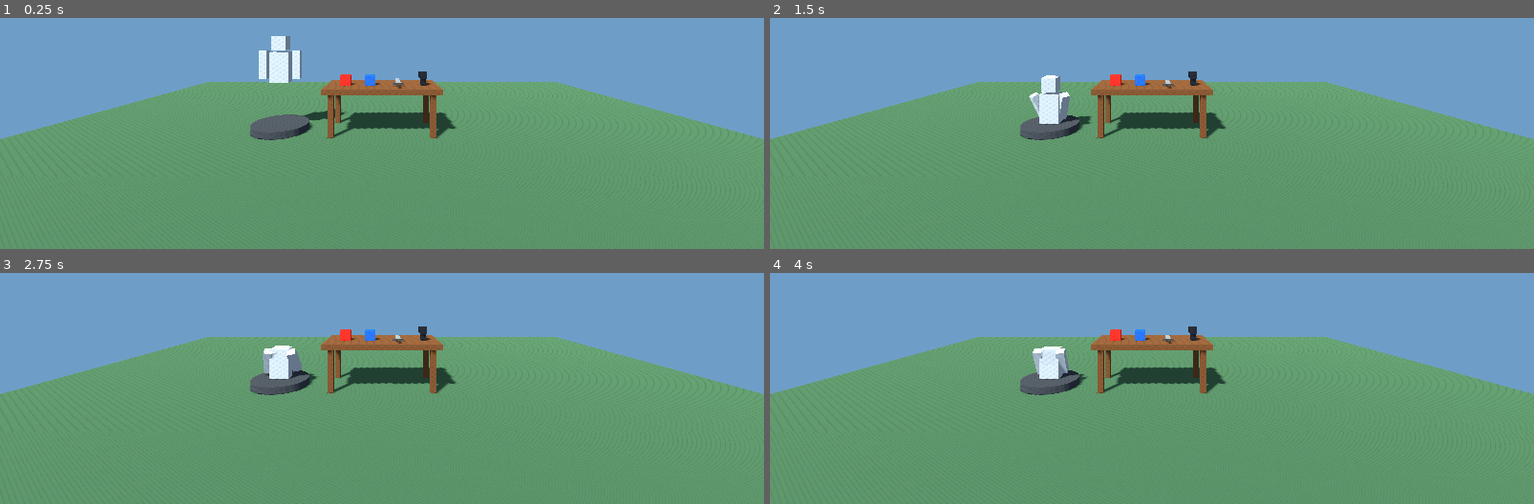
Above: before the commit, frames 1-4 (two rows, left to right).
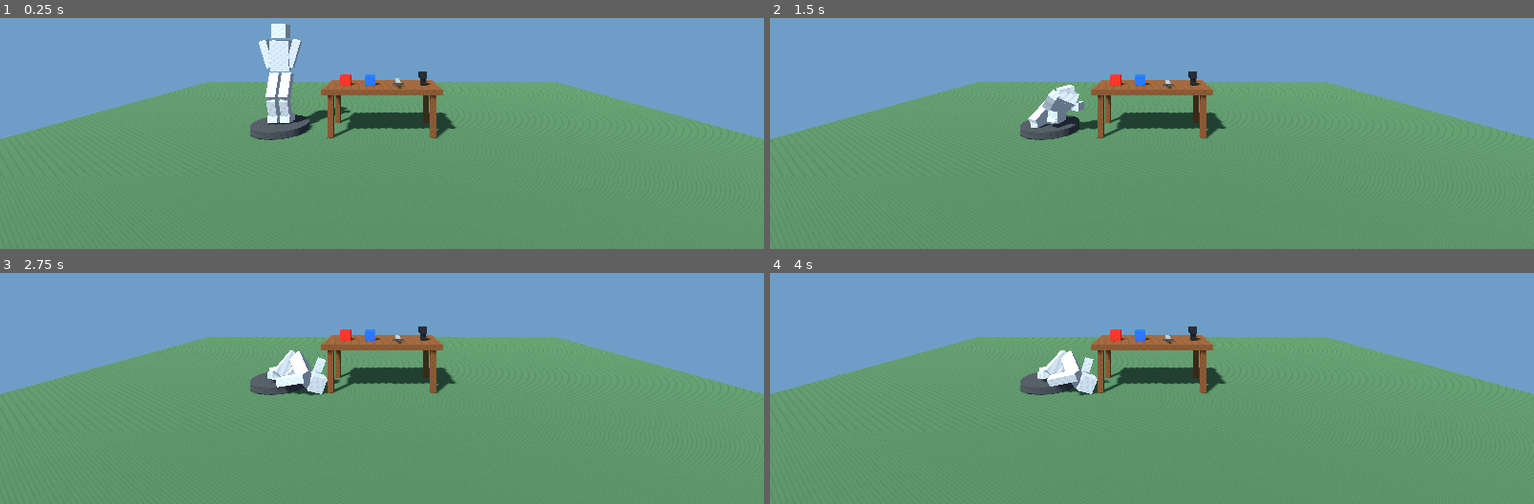
Above: after the commit, the same moments.

Repository: L3mon41k/Simple-Sandbox-VR
Game: Godot game, scene res://scenes/main.tscn
Two runs of this game, one before a commit and one after it. Both use one fixed random seed, a clock stepped at 60 frames per second and the inputs below.
Inputs:
- Up to frame 1 (0.25 s): no input
- Up to frame 2 (1.5 s): no input
- Up to frame 3 (2.75 s): no input
- Up to frame 4 (4 s): tap Enter at 3.5 s

The runs differ from the first frame. In frame 1, 1.5% of the frame differs, in the area x 33-46%, y 2-47%; in frame 2, 1.0%; in frame 3, 1.2%; in frame 4, 1.1%.

Commit message:
Add raised thumbs and articulated full-body dummy

Diff:
--- a/scripts/main.gd
+++ b/scripts/main.gd
@@ -299,7 +299,8 @@
 	var thumb := Node3D.new()
 	thumb.name = "Thumb"
 	thumb.position = Vector3(side * 0.052, 0.018, -0.035)
-	thumb.rotation_degrees.z = side * 30.0
+	# Lift the thumb away from the four fingers while keeping the mirrored hand pose.
+	thumb.rotation_degrees = Vector3(-30.0, 0.0, side * 30.0)
 	hand.add_child(thumb)
 	_add_hand_box(thumb, "ThumbBase", Vector3(0.0, 0.0, -0.025), Vector3(0.019, 0.018, 0.055), skin)
 	var thumb_tip := Node3D.new()
@@ -458,9 +459,21 @@
 	var head := _create_dummy_part("DummyHead", at + Vector3(0.0, 1.67, 0.0), Vector3(0.24, 0.24, 0.24), 0.7)
 	var left_arm := _create_dummy_part("DummyLeftArm", at + Vector3(-0.28, 1.30, 0.0), Vector3(0.13, 0.48, 0.14), 0.65)
 	var right_arm := _create_dummy_part("DummyRightArm", at + Vector3(0.28, 1.30, 0.0), Vector3(0.13, 0.48, 0.14), 0.65)
+	var left_thigh := _create_dummy_part("DummyLeftThigh", at + Vector3(-0.105, 0.72, 0.0), Vector3(0.16, 0.42, 0.17), 0.9)
+	var right_thigh := _create_dummy_part("DummyRightThigh", at + Vector3(0.105, 0.72, 0.0), Vector3(0.16, 0.42, 0.17), 0.9)
+	var left_shin := _create_dummy_part("DummyLeftShin", at + Vector3(-0.105, 0.31, 0.0), Vector3(0.14, 0.36, 0.15), 0.65)
+	var right_shin := _create_dummy_part("DummyRightShin", at + Vector3(0.105, 0.31, 0.0), Vector3(0.14, 0.36, 0.15), 0.65)
+	var left_foot := _create_dummy_part("DummyLeftFoot", at + Vector3(-0.105, 0.105, -0.055), Vector3(0.17, 0.12, 0.27), 0.35)
+	var right_foot := _create_dummy_part("DummyRightFoot", at + Vector3(0.105, 0.105, -0.055), Vector3(0.17, 0.12, 0.27), 0.35)
 	_create_dummy_joint("DummyHeadJoint", torso, head, at + Vector3(0.0, 1.52, 0.0))
 	_create_dummy_joint("DummyLeftShoulder", torso, left_arm, at + Vector3(-0.19, 1.48, 0.0))
 	_create_dummy_joint("DummyRightShoulder", torso, right_arm, at + Vector3(0.19, 1.48, 0.0))
+	_create_dummy_joint("DummyLeftHip", torso, left_thigh, at + Vector3(-0.105, 0.93, 0.0))
+	_create_dummy_joint("DummyRightHip", torso, right_thigh, at + Vector3(0.105, 0.93, 0.0))
+	_create_dummy_joint("DummyLeftKnee", left_thigh, left_shin, at + Vector3(-0.105, 0.50, 0.0))
+	_create_dummy_joint("DummyRightKnee", right_thigh, right_shin, at + Vector3(0.105, 0.50, 0.0))
+	_create_dummy_joint("DummyLeftAnkle", left_shin, left_foot, at + Vector3(-0.105, 0.17, -0.025))
+	_create_dummy_joint("DummyRightAnkle", right_shin, right_foot, at + Vector3(0.105, 0.17, -0.025))
 
 
 func _create_dummy_part(part_name: String, at: Vector3, dimensions: Vector3, body_mass: float) -> RigidBody3D:
